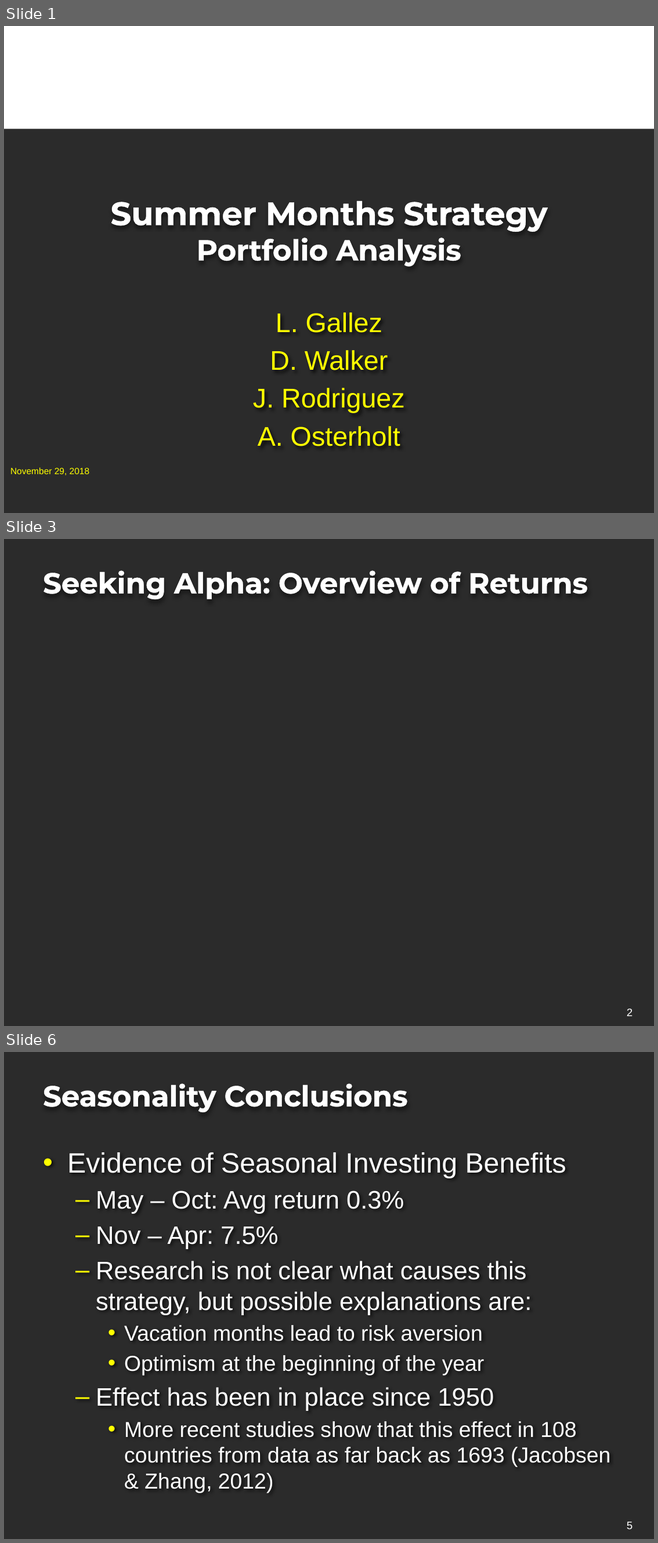
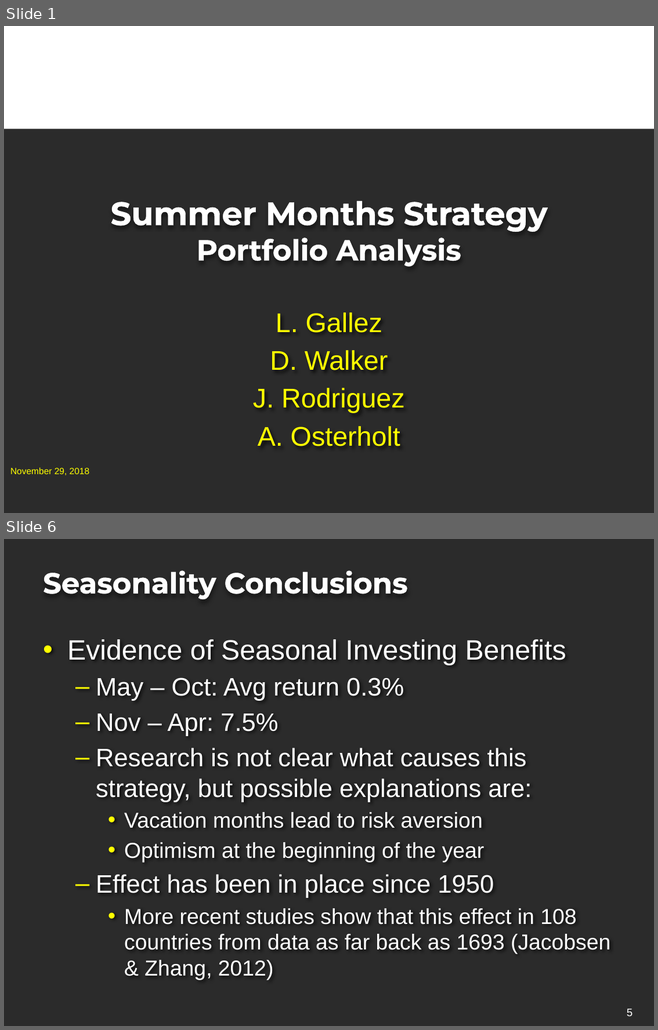
Before and after one commit to projectoneda/projectone, a slide deck: Portfolio Strategy Project.pptx. Shown one above the other, each under a label of ours: slides 1, 3 and 6 before the commit, slides 1 and 6 after it; the slides between them are not shown. The pictures are 658x1543 and 658x1030 pixels, drawn with LibreOffice and Linux fonts; fonts in the diff are those of the drawing; background and template pictures are left out; a plain dark background stands for a picture behind light text. Boxes give left, top, right and bottom in pixels: in the first picture for what was removed or moved away, otherwise in the second. Text is boxed around its words. In the diff, an @@ line names an element or a change of style, - is before the commit and + after.

```diff
--- a/Portfolio Strategy Project.pptx
+++ b/Portfolio Strategy Project.pptx
@@ slide 3 removed at [4, 539, 654, 1026], background picture (left out) @@
@@ title removed at [43, 570, 587, 599] @@
-Seeking Alpha: Overview of Returns
@@ page number removed at [626, 1009, 632, 1016] @@
-2
```
Also in this commit, not shown: 3 slides changed, 1 slide added, 7 other files.
